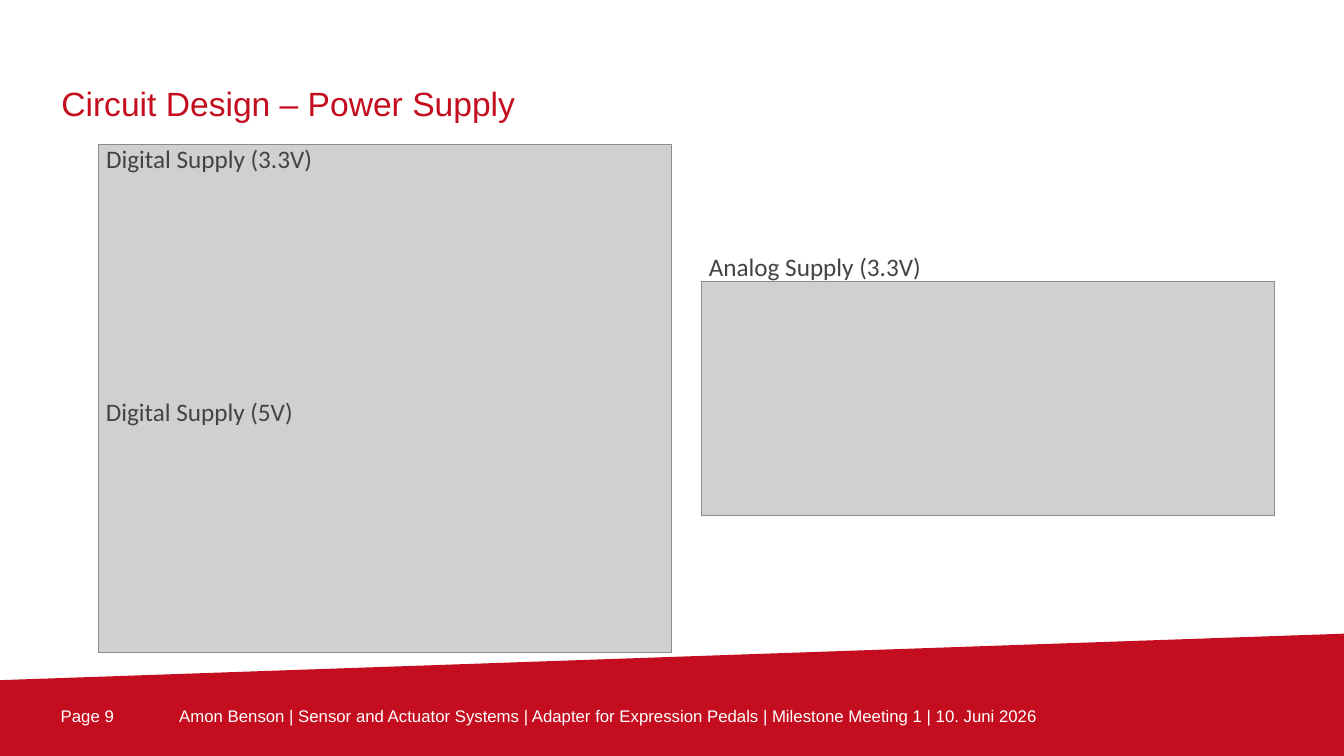
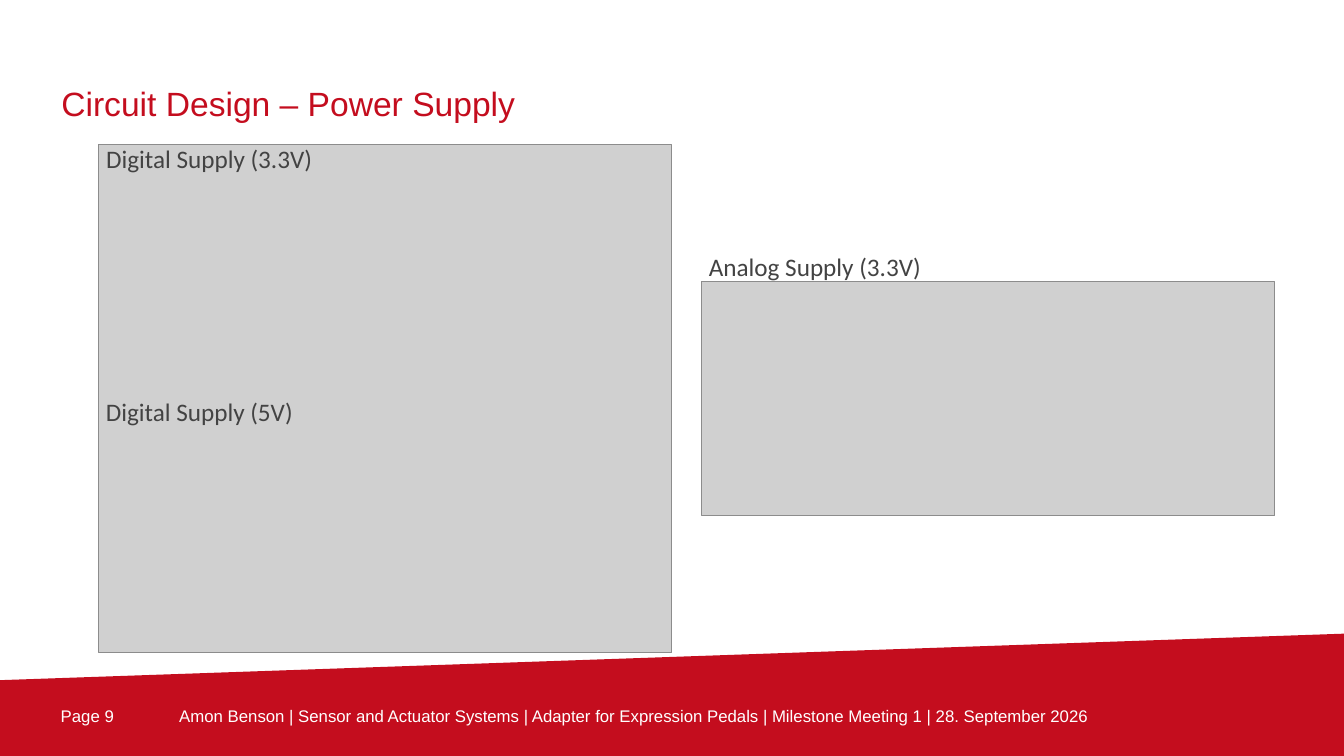
Before and after one commit to amonbenson/expad, a slide deck: slide 9 of presentations/Expression Controller Milestone 1.pptx. Drawn at 1344x756 pixels with LibreOffice and Linux fonts; fonts in the diff are those of the drawing; grey boxes stand for pictures; background and template pictures are left out. Boxes give left, top, right and bottom in pixels: in the first picture for what was removed or moved away, otherwise in the second. Text is boxed around its words. In the diff, an @@ line names an element or a change of style, - is before the commit and + after.

```diff
--- a/presentations/Expression Controller Milestone 1.pptx
+++ b/presentations/Expression Controller Milestone 1.pptx
@@ text at (179,710,1087,726): text changed @@
-Amon Benson | Sensor and Actuator Systems | Adapter for Expression Pedals | Milestone Meeting 1 | 10. Juni 2026
+Amon Benson | Sensor and Actuator Systems | Adapter for Expression Pedals | Milestone Meeting 1 | 28. September 2026
```
Also in this commit, not shown: 13 other slides changed, 23 other files.
